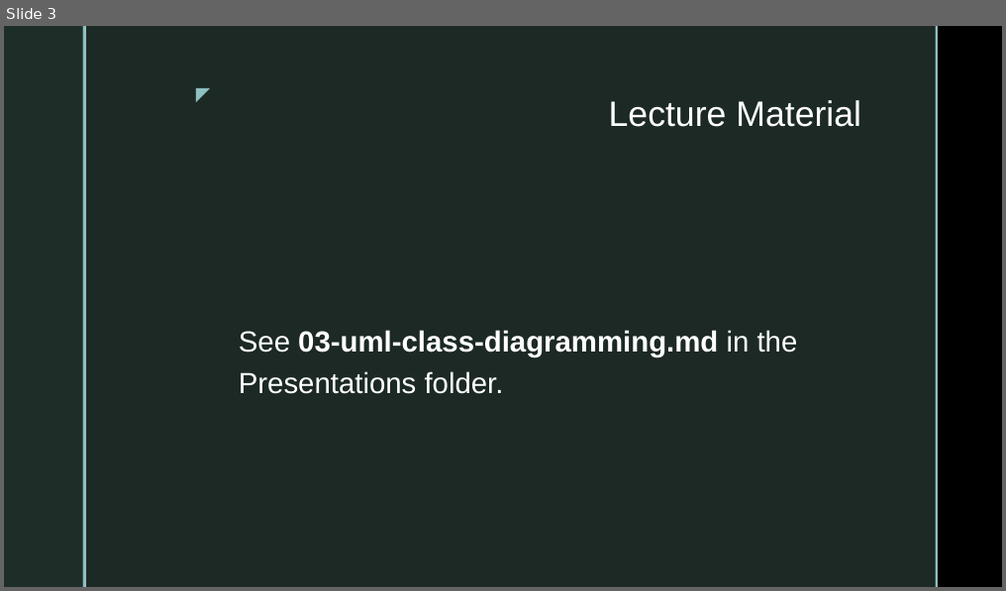
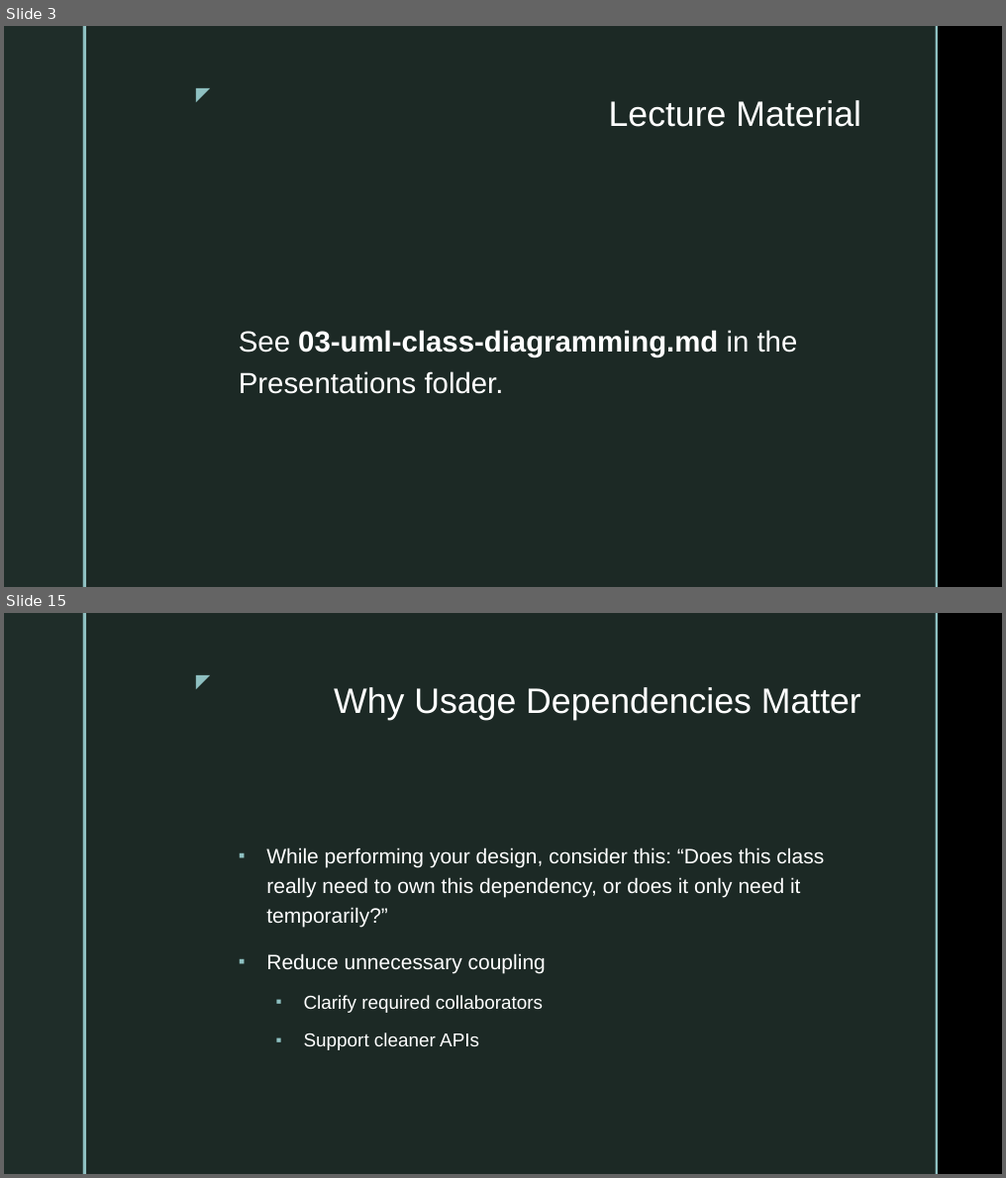
Before and after one commit to jeff-adkisson/swe-4743-spring-2026-oo-design, a slide deck: presentations/03-uml-class-diagramming.pptx. Shown one above the other, each under a label of ours: slide 3 before the commit, slides 3 and 15 after it; the slides between them are not shown. The pictures are 1006x591 and 1006x1178 pixels, drawn with LibreOffice and Linux fonts; fonts in the diff are those of the drawing; background and template pictures are left out. Boxes give left, top, right and bottom in pixels: in the first picture for what was removed or moved away, otherwise in the second. Text is boxed around its words. In the diff, an @@ line names an element or a change of style, - is before the commit and + after.

```diff
--- a/presentations/03-uml-class-diagramming.pptx
+++ b/presentations/03-uml-class-diagramming.pptx
@@ slide 15 added at [4, 613, 1002, 1174], background picture (left out); not listed: 5 template elements that a slide beside it also shows @@
@@ title added at [334, 687, 861, 720], 34 pt, text #FFFFFF @@
+Why Usage Dependencies Matter
@@ text added at [266, 848, 824, 1051], 20 pt, text #FFFFFF @@
+▪ While performing your design, consider this: “Does this class really need to own this dependency, or does it only need it temporarily?”
+▪ Reduce unnecessary coupling
+  ▪ Clarify required collaborators
+  ▪ Support cleaner APIs
```
Also in this commit, not shown: 25 other slides added, 2 other files.
